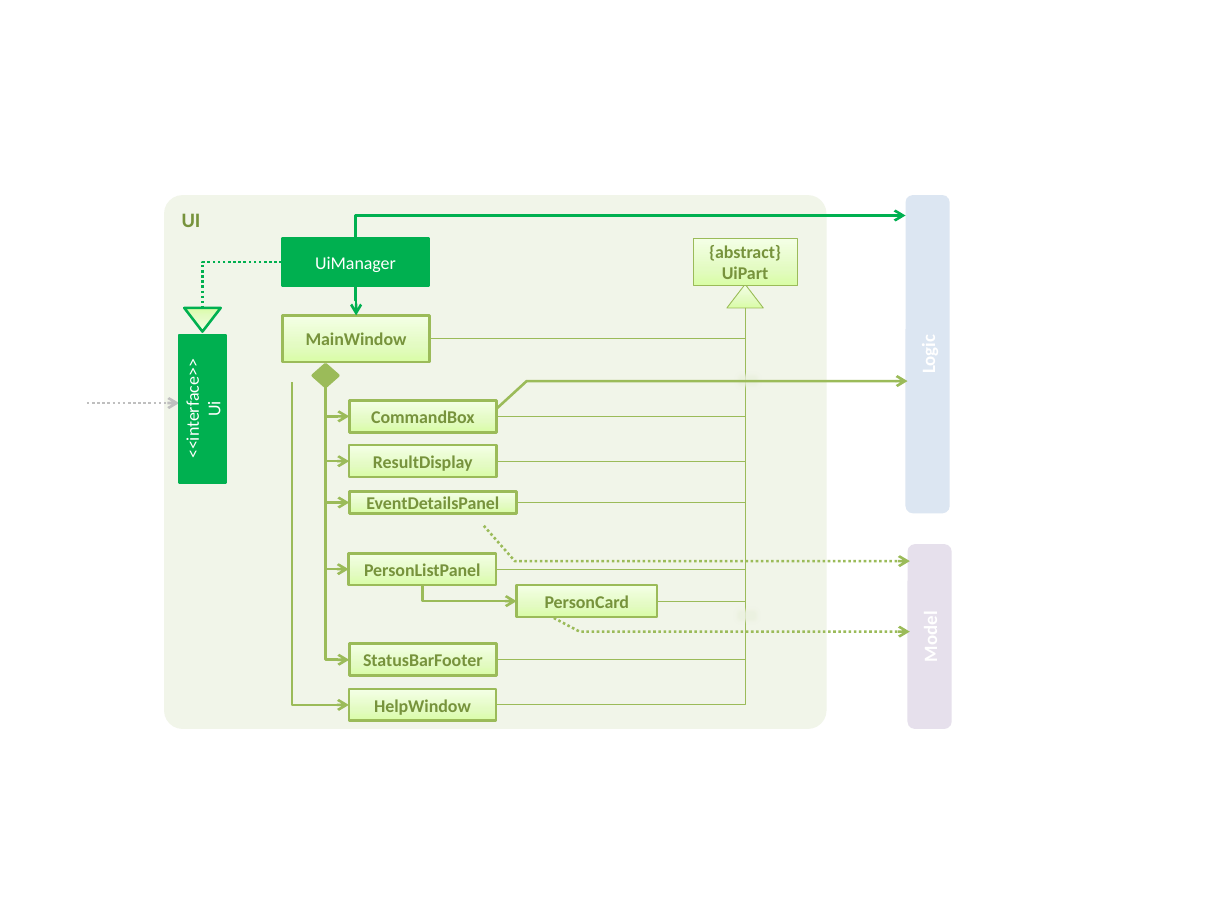
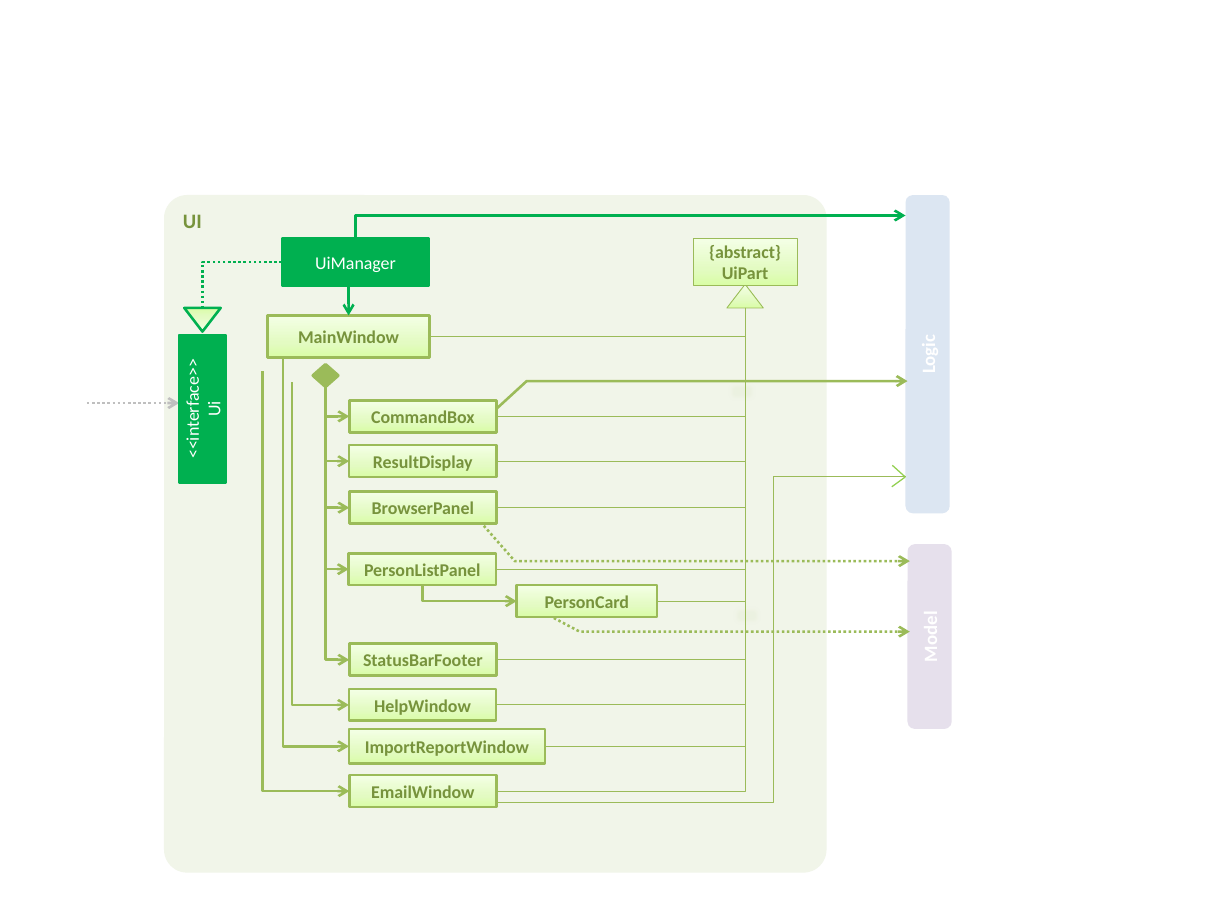
Before and after one commit to wm28/main, a slide deck: slide 1 of docs/diagrams/UiComponentClassDiagram.pptx. Drawn at 1232x924 pixels with LibreOffice and Linux fonts; fonts in the diff are those of the drawing. Boxes give left, top, right and bottom in pixels: in the first picture for what was removed or moved away, otherwise in the second. Text is boxed around its words. In the diff, an @@ line names an element or a change of style, - is before the commit and + after.

```diff
--- a/docs/diagrams/UiComponentClassDiagram.pptx
+++ b/docs/diagrams/UiComponentClassDiagram.pptx
@@ rounded rectangle "UI": place and size @@
-rounded rectangle "UI" at [164,195,827,728]
+rounded rectangle "UI" at [164,195,827,872]
@@ elbow arrow moved from (356, 286) - (356, 315) to (356, 286) - (349, 315) @@
@@ rectangle "MainWindow": place and size @@
-rectangle "MainWindow" at [282,315,430,362]
+rectangle "MainWindow" at [267,315,430,357]
@@ elbow line (430, 336) - (745, 308): route changed @@
@@ elbow line moved from (745, 308) - (516, 503) to (745, 308) - (496, 508) @@
@@ elbow line added from (745, 308) to (496, 791), #9BBB59 0.5 pt @@
@@ elbow line added from (745, 308) to (545, 747), #9BBB59 0.5 pt @@
@@ elbow arrow added from (283, 357) to (349, 747), #9BBB59 1.5 pt @@
@@ elbow arrow added from (262, 372) to (350, 791), #9BBB59 1.5 pt @@
@@ elbow arrow moved from (325, 387) - (350, 503) to (325, 387) - (350, 508) @@
@@ rectangle: place and size @@
-rectangle at [732,370,763,392]
+rectangle at [727,381,758,403]
@@ elbow line added from (906, 477) to (496, 802), #9BBB59 0.5 pt @@
@@ line added from (892, 466) to (906, 477), #92D050 0.75 pt @@
@@ line added from (906, 477) to (892, 487), #92D050 0.75 pt @@
@@ rectangle removed at [350,492,517,514] @@
-EventDetailsPanel
@@ rectangle added at [350,492,498,524], fill gradient #DAFDA7 to #E4FCC2 to #F5FFE7, outline #9BBB59 1.5 pt, 10.5 pt, text #77933C, bold @@
+BrowserPanel
@@ rectangle added at [349,729,545,764], fill gradient #DAFDA7 to #E4FCC2 to #F5FFE7, outline #9BBB59 1.5 pt, 10.5 pt, text #77933C, bold @@
+ImportReportWindow
@@ rectangle added at [350,775,498,807], fill gradient #DAFDA7 to #E4FCC2 to #F5FFE7, outline #9BBB59 1.5 pt, 10.5 pt, text #77933C, bold @@
+EmailWindow
```
Also in this commit, not shown: 3 other files.
